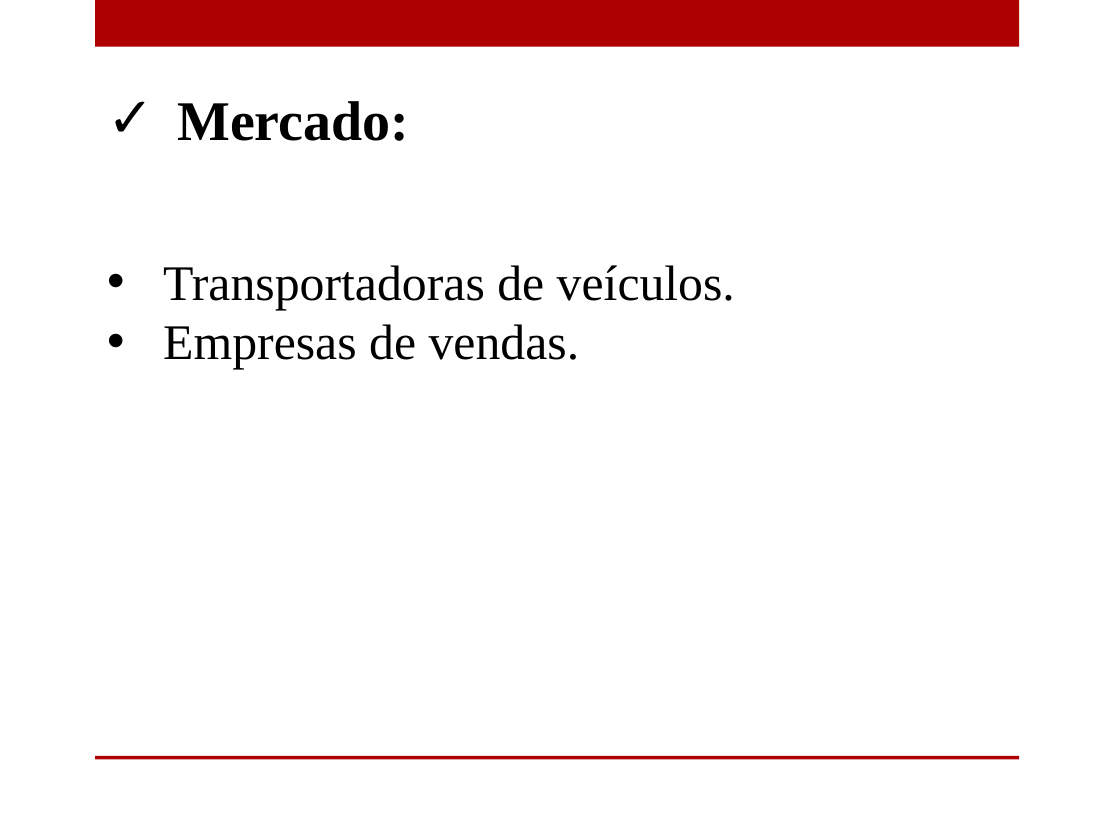
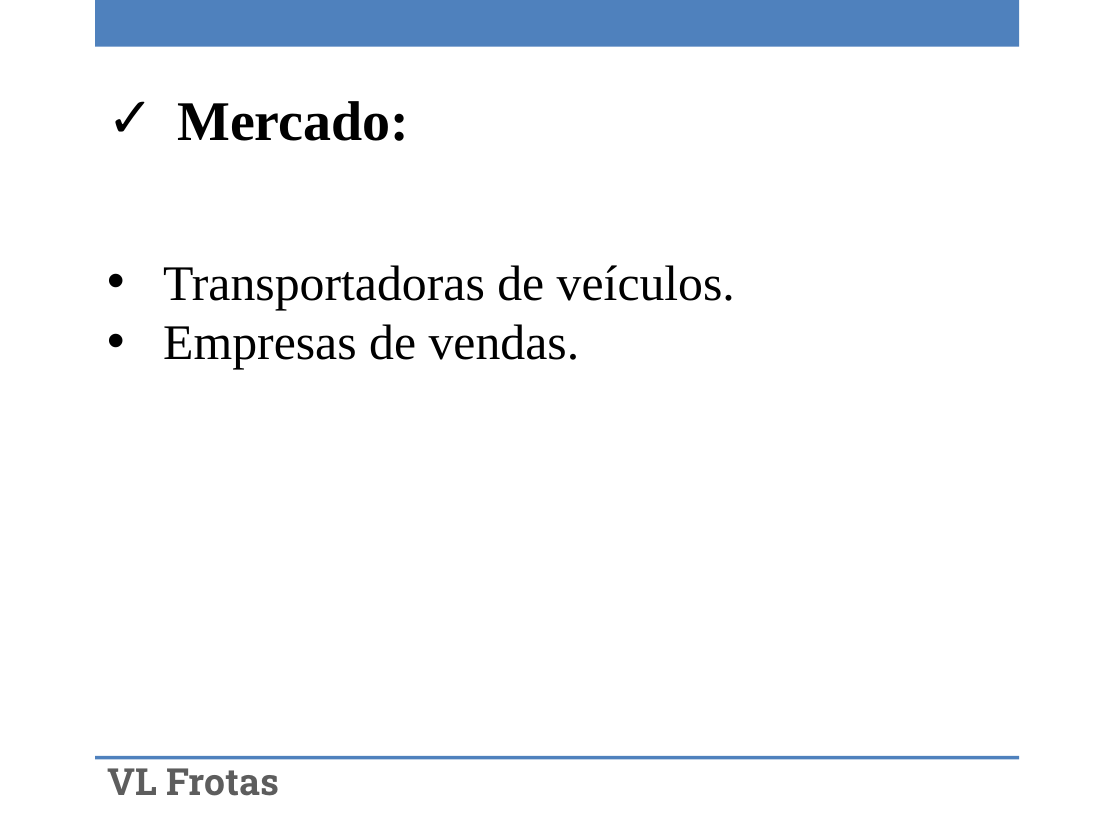
Before and after one commit to ProjetoAC/Lilian-ControleDeFrotas, a slide deck: slide 4 of Cadastro de Frotas- Apresentação.pptx. Drawn at 1120x840 pixels with LibreOffice and Linux fonts; fonts in the diff are those of the drawing; background and template pictures are left out. Boxes give left, top, right and bottom in pixels: in the first picture for what was removed or moved away, otherwise in the second. Text is boxed around its words. In the diff, an @@ line names an element or a change of style, - is before the commit and + after.

```diff
--- a/Cadastro de Frotas- Apresentação.pptx
+++ b/Cadastro de Frotas- Apresentação.pptx
@@ rectangle at bbox=[95, 0, 1019, 47]: fill #AD0101 to #4F81BD @@
@@ rectangle at bbox=[95, 756, 1019, 759]: fill #AD0101 to #4F81BD @@
@@ text added at bbox=[107, 768, 279, 796], 24 pt, text gradient #555555 to #5D5D5D to #000000, bold @@
+VL Frotas
```
Also in this commit, not shown: 7 other slides changed, 2 slides added, 2 slides removed, 1 other file.
